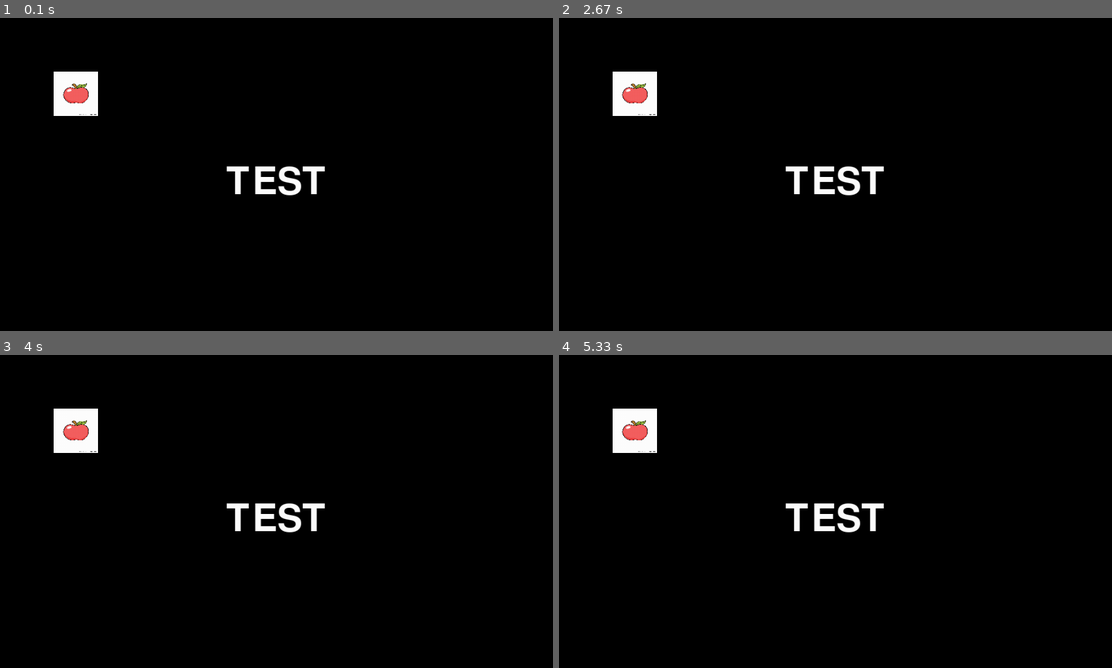
Above: before the commit, frames 1-4 (two rows, left to right).
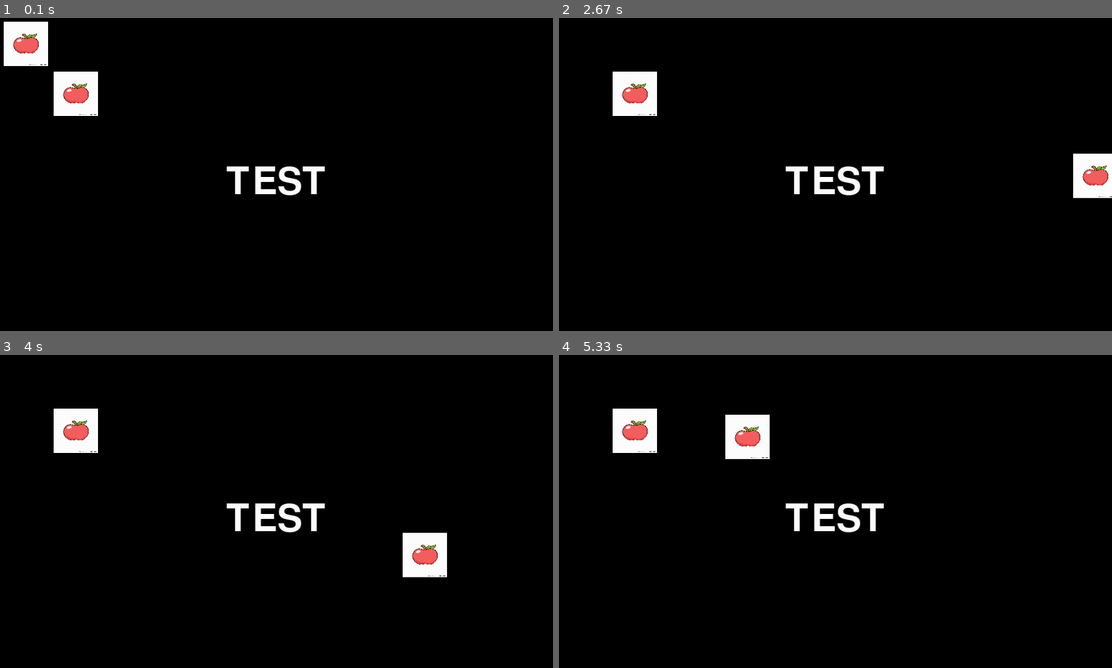
Above: after the commit, the same moments.

Repository: rhit-catapult/pygameproject-caffeinerush
Game: pygame game, started from Task 1.py
The game is run twice, just before and just after one commit, with the same random seed, the same clock (stepped at 60 frames per second) and the same inputs.
Inputs (mouse positions are in pixels of both pictures, inside the frame that each line leads up to):
- Up to frame 1 (0.1 s): no input
- Up to frame 2 (2.67 s): press the mouse at (586, 43) at 0.37 s; move the mouse to (774, 108) at 0.47 s; release the mouse at (962, 174) at 0.6 s; hold Right 0.67-1.13 s; hold Up 1.17-1.47 s; hold Right 1.5-1.97 s; hold Left 2-2.53 s; hold Down from 2.57 s (still down)
- Up to frame 3 (4 s): release Down at 2.87 s; hold Left 2.9-3.3 s; press the mouse at (403, 511) at 3.37 s; move the mouse to (342, 577) at 3.47 s; release the mouse at (276, 642) at 3.6 s; press the mouse at (276, 642) at 3.7 s; move the mouse to (353, 599) at 3.8 s; release the mouse at (425, 555) at 3.93 s
- Up to frame 4 (5.33 s): press the mouse at (984, 555) at 4.03 s; move the mouse to (846, 555) at 4.13 s; release the mouse at (713, 552) at 4.27 s; press the mouse at (713, 552) at 4.37 s; move the mouse to (697, 586) at 4.47 s; release the mouse at (686, 621) at 4.6 s; press the mouse at (686, 621) at 4.7 s; move the mouse to (841, 583) at 4.8 s; release the mouse at (995, 545) at 4.93 s; press the mouse at (995, 545) at 5.03 s; move the mouse to (868, 492) at 5.13 s; release the mouse at (747, 436) at 5.27 s

The runs differ from the first frame. In frame 1, 1.1% of the frame differs, in the area x 0-9%, y 1-16%; in frame 2, 1.0%; in frame 3, 1.2%, in the area x 72-81%, y 56-72%; in frame 4, 1.2%.

Commit message:
APPLEm,h

Diff:
--- a/Task 1.py
+++ b/Task 1.py
@@ -5,6 +5,8 @@
 import subprocess
 import sysconfig
 import os
+
+import my_character
 
 
 def main():
@@ -36,10 +38,22 @@
 
     clock = pygame.time.Clock()
     clock.tick(60)
+    player = my_character.Character(screen, 10, 10)
+    is_dragging = False
+
     while True:
         for event in pygame.event.get():
             if event.type == pygame.QUIT:
                 sys.exit()
+            if event.type == pygame.MOUSEBUTTONDOWN:
+                pos = event.pos
+                if pos[0] >= player.x and pos[0] < player.x + player.width:
+                    if pos[1] >= player.y and pos[1] < player.y + player.height:
+                        is_dragging = True
+
+            if event.type == pygame.MOUSEBUTTONUP and is_dragging:
+                is_dragging = False
+
 
         pressed_keys = pygame.key.get_pressed()
 
@@ -47,5 +61,24 @@
         screen.blit(text_surface, text_rect)  # "TEST"
         screen.blit(Image1, (100, 100))
 
+        player_image = pygame.image.load("Apple-6.jpg")
+        player_x, player_y = screen_width // 2, screen_height // 2
+
+        if is_dragging:
+            pos = pygame.mouse.get_pos()
+            player.x = pos[0] - player.width / 2
+            player.y = pos[1] - player.width / 2
+
+        keys = pygame.key.get_pressed()
+        if keys[pygame.K_LEFT]:
+            player.move(-10, 0)
+        if keys[pygame.K_RIGHT]:
+            player.move(10, 0)
+        if keys[pygame.K_UP]:
+            player_y -= 1
+        if keys[pygame.K_DOWN]:
+            player_y += 1
+
+        player.draw()
         pygame.display.update()
 main()
--- /dev/null
+++ b/my_character.py
@@ -0,0 +1,51 @@
+import pygame
+import sys
+
+
+class Character:
+    def __init__(self, screen: pygame.Surface, x, y):
+        self.screen = screen
+        self.x = x
+        self.y = y
+        self.draw_banna = False
+        self.image = pygame.image.load('Apple-6.jpg')
+        self.width = 80
+        self.height = 80
+        self.image = pygame.transform.scale(self.image, (self.width, self.height))
+
+    def draw(self):
+        if self.draw_banna:
+            # draw bannana
+            pass
+        else:
+            # draw apple
+            pass
+
+        self.screen.blit(self.image, (self.x, self.y))
+
+    def move(self, deltax, deltay):
+        self.x += deltax
+        self.y += deltay
+
+
+# This function is called when you run this file, and is used to test the Character class individually.
+# When you create more files with different classes, copy the code below, then
+# change it to properly test that class
+def test_character():
+    # TODO: change this function to test your class
+    screen = pygame.display.set_mode((640, 480))
+    character = Character(screen, 400, 400)
+    while True:
+        for event in pygame.event.get():
+            if event.type == pygame.QUIT:
+                sys.exit()
+
+        screen.fill("white")
+        character.draw()
+        pygame.display.update()
+
+
+# Testing the classes
+# click the green arrow to the left or run "Current File" in PyCharm to test this class
+if __name__ == "__main__":
+    test_character()
